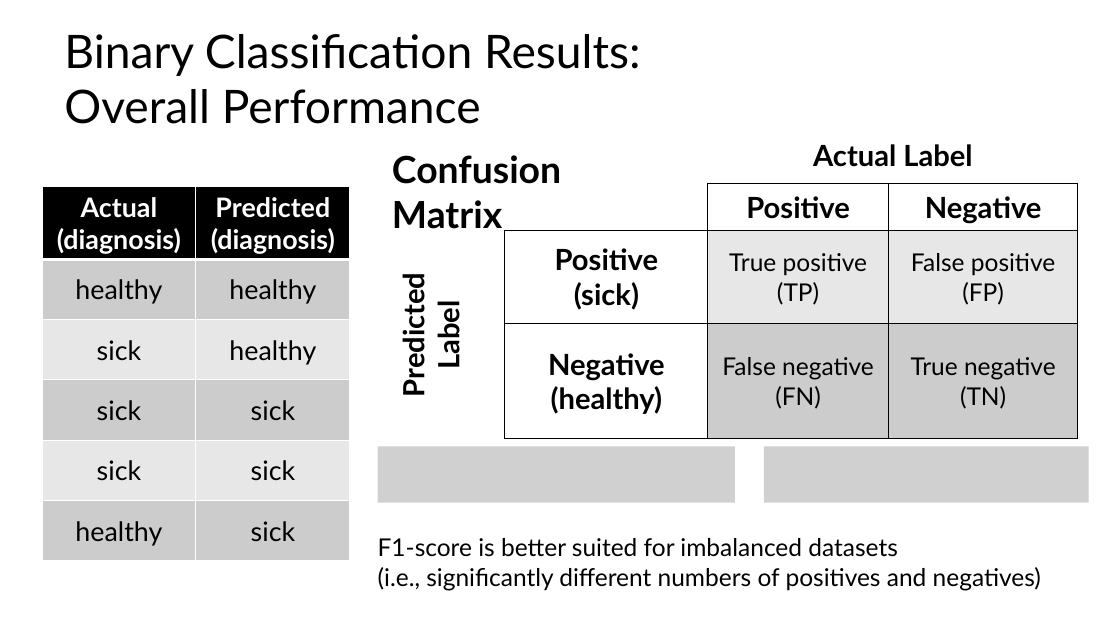
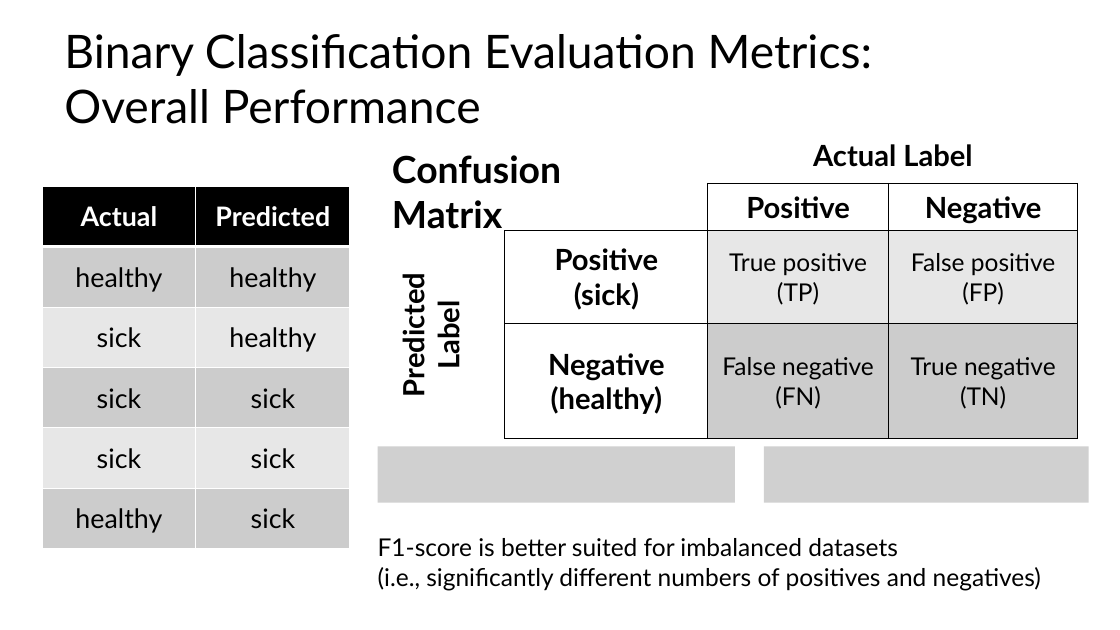
Before and after one commit to C4M-UofT/C4M-UofT.github.io, a slide deck: slide 60 of lectures/module3/3-1_ml_workflow/MachineLearning_tutorial.pptx (slide 55 before the commit). Drawn at 1120x630 pixels with LibreOffice and Linux fonts; fonts in the diff are those of the drawing; grey boxes stand for pictures. Boxes give left, top, right and bottom in pixels: in the first picture for what was removed or moved away, otherwise in the second. Text is boxed around its words. In the diff, an @@ line names an element or a change of style, - is before the commit and + after.

```diff
--- a/lectures/module3/3-1_ml_workflow/MachineLearning_tutorial.pptx
+++ b/lectures/module3/3-1_ml_workflow/MachineLearning_tutorial.pptx
@@ title at (64, 34, 872, 124): text changed @@
-Binary Classification Results:
-Overall Performance
+Binary Classification Evaluation Metrics:
+Overall Performance
@@ table at (42, 187, 350, 549) @@
-row 1, column 1: Actual (diagnosis)
+row 1, column 1: Actual
-row 1, column 2: Predicted (diagnosis)
+row 1, column 2: Predicted
```
Also in this commit, not shown: 26 other slides changed, 6 slides added, 1 other file.
